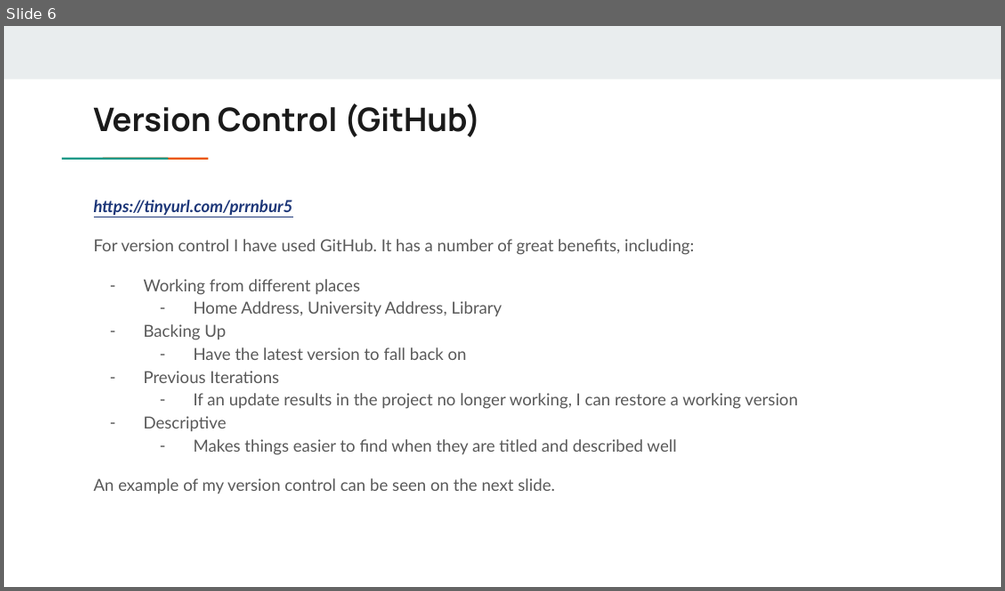
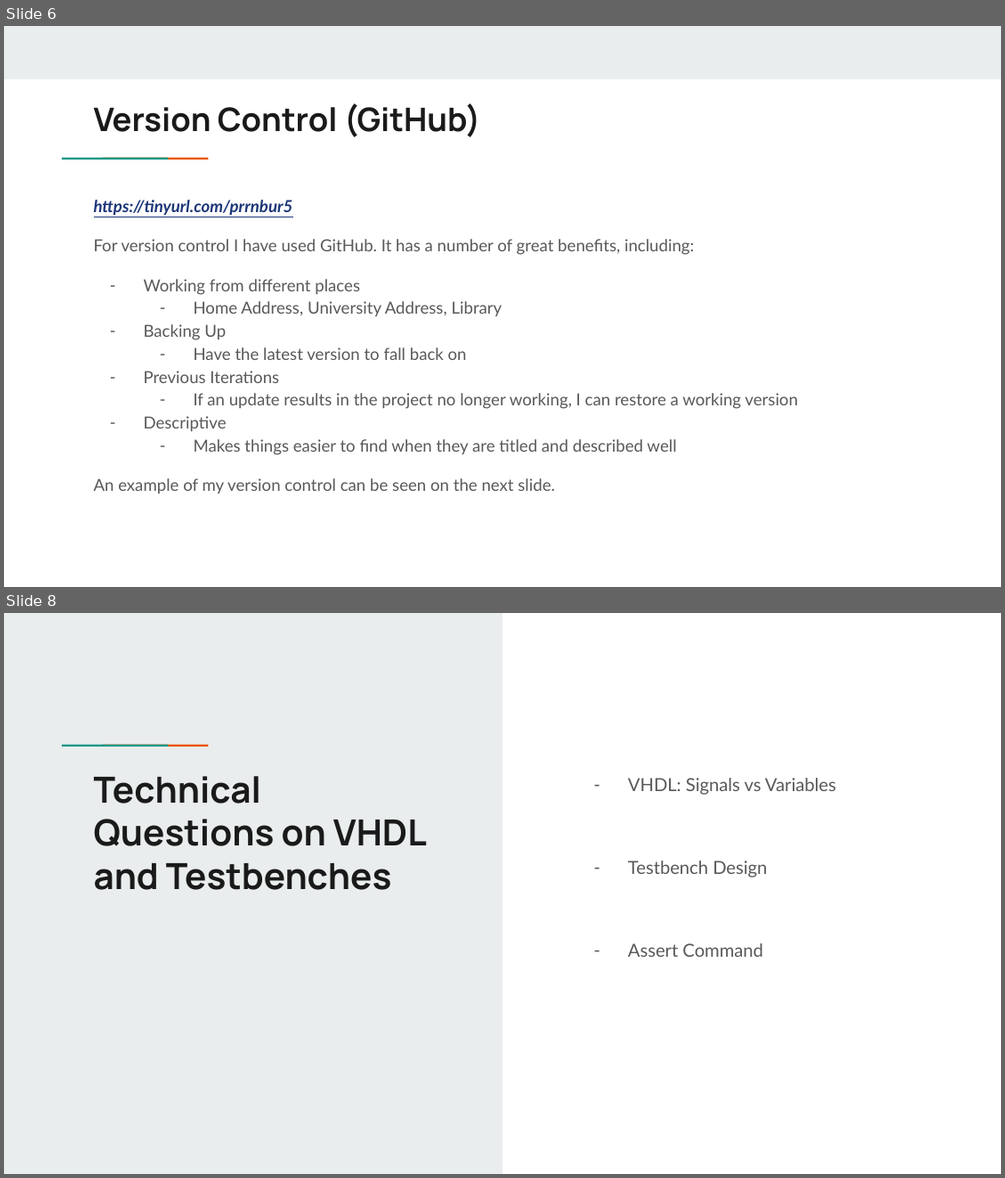
Before and after one commit to ethanforrest/ELEC241-Referral-Practice, a slide deck: ELEC241 Practice Presentation.pptx. Shown one above the other, each under a label of ours: slide 6 before the commit, slides 6 and 8 after it; the slides between them are not shown. The pictures are 1005x591 and 1005x1178 pixels, drawn with LibreOffice and Linux fonts; fonts in the diff are those of the drawing. Boxes give left, top, right and bottom in pixels: in the first picture for what was removed or moved away, otherwise in the second. Text is boxed around its words. In the diff, an @@ line names an element or a change of style, - is before the commit and + after.

```diff
--- a/ELEC241 Practice Presentation.pptx
+++ b/ELEC241 Practice Presentation.pptx
@@ slide 8 added at [4,613,1001,1174], background #FFFFFF; not listed: 2 template elements that a slide beside it also shows @@
@@ rectangle added at [4,613,502,1173], fill #E9EDEE @@
@@ title added at [94,776,427,890], 26 pt, text #1A1A1A, bold @@
+Technical Questions on VHDL and Testbenches
@@ text added at [628,778,836,957], 13 pt, text #595959 @@
+– VHDL: Signals vs Variables
+– Testbench Design
+– Assert Command
```
Also in this commit, not shown: 4 slides changed, 1 other slide added, 1 slide removed, 1 other file.
